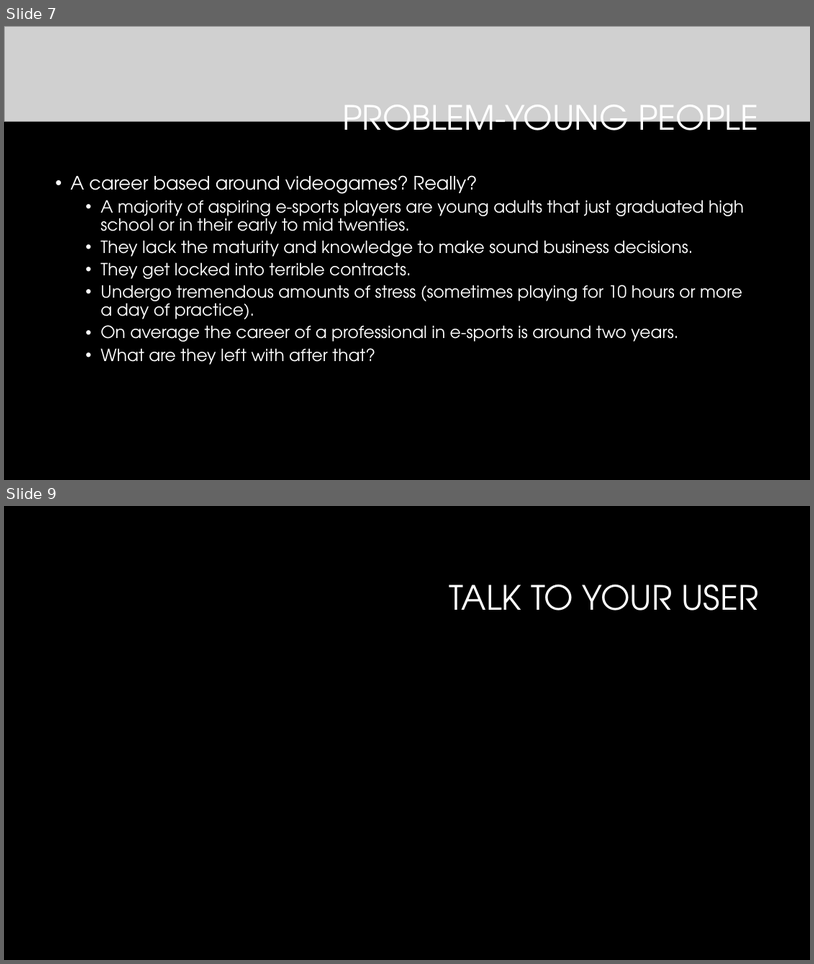
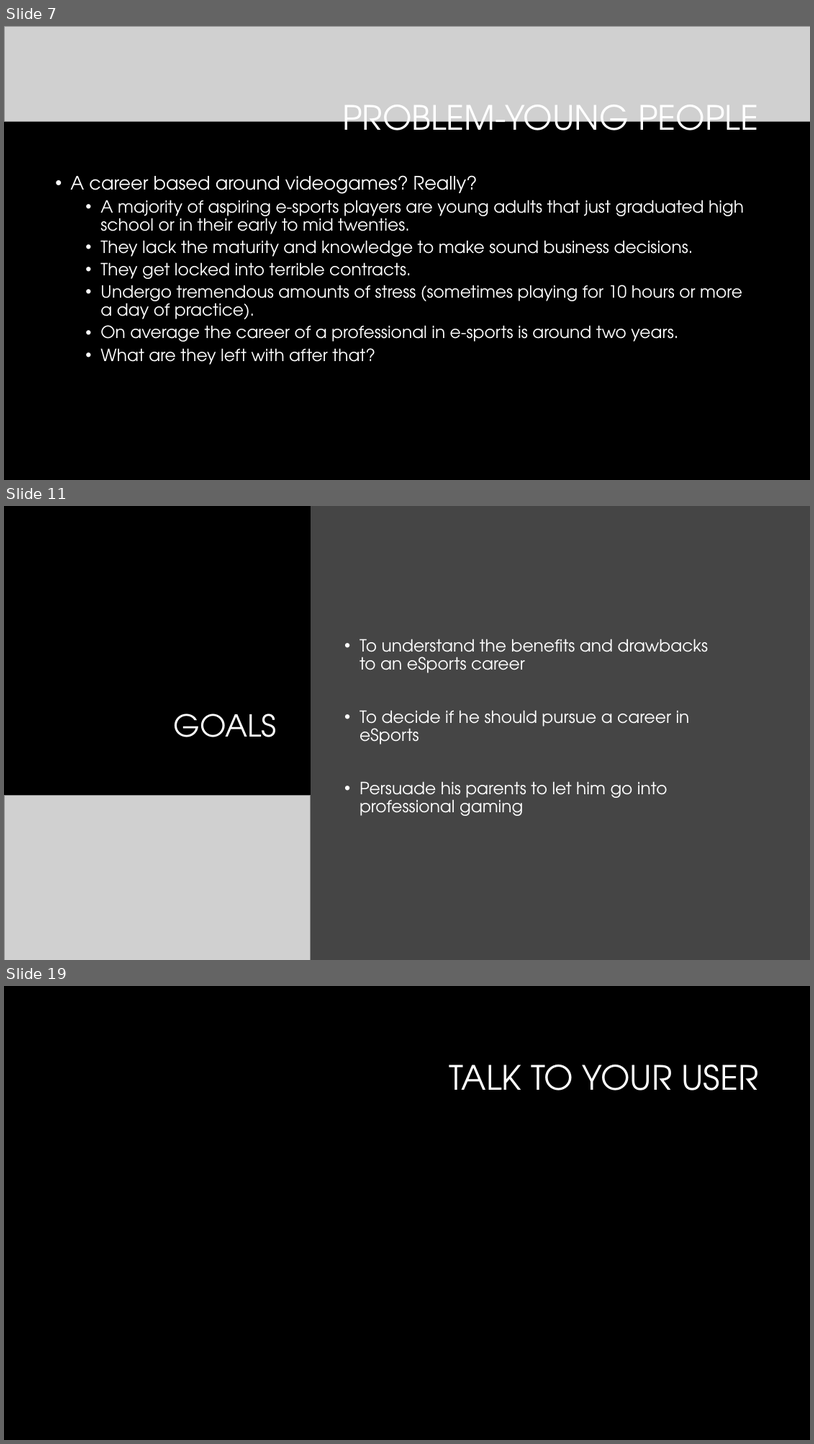
Before and after one commit to vinceleg/lab04_repo, a slide deck: dtc_team16_pitch_presentation.pptx. Shown one above the other, each under a label of ours: slides 7 and 9 before the commit, slides 7, 11 and 19 after it; the slides between them are not shown. The pictures are 814x964 and 814x1444 pixels, drawn with LibreOffice and Linux fonts; fonts in the diff are those of the drawing; grey boxes stand for pictures; background and template pictures are left out. Boxes give left, top, right and bottom in pixels: in the first picture for what was removed or moved away, otherwise in the second. Text is boxed around its words. In the diff, an @@ line names an element or a change of style, - is before the commit and + after.

Commit message:
updated powerpoint and parent picture

```diff
--- a/dtc_team16_pitch_presentation.pptx
+++ b/dtc_team16_pitch_presentation.pptx
@@ slide 11 added at bbox=[4, 506, 810, 960], background #000000 @@
@@ rectangle added at bbox=[4, 506, 311, 960], fill #000000 @@
@@ rectangle added at bbox=[311, 506, 810, 960], fill #454545 @@
@@ text added at bbox=[360, 638, 708, 816], 20 pt, text #FFFFFF @@
+• To understand the benefits and drawbacks to an eSports career
+• To decide if he should pursue a career in eSports
+• Persuade his parents to let him go into professional gaming
@@ title added at bbox=[174, 713, 277, 737], 36 pt, text #FFFFFF @@
+GOALS
@@ picture added at bbox=[4, 795, 311, 960] @@
@@ what was slide 9 is now slide 19 @@
```
Also in this commit, not shown: 1 slide changed, 11 other slides added, 1 other file.
